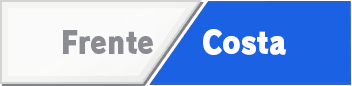
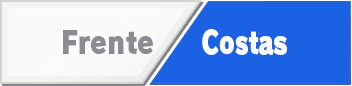
The second 352 × 86 image is a revision of the first. Changes to its layers:
added layer "Costas V3" above "Costa V2" over [202, 29, 287, 55]
hid "Costa V2" over [203, 29, 287, 55]
